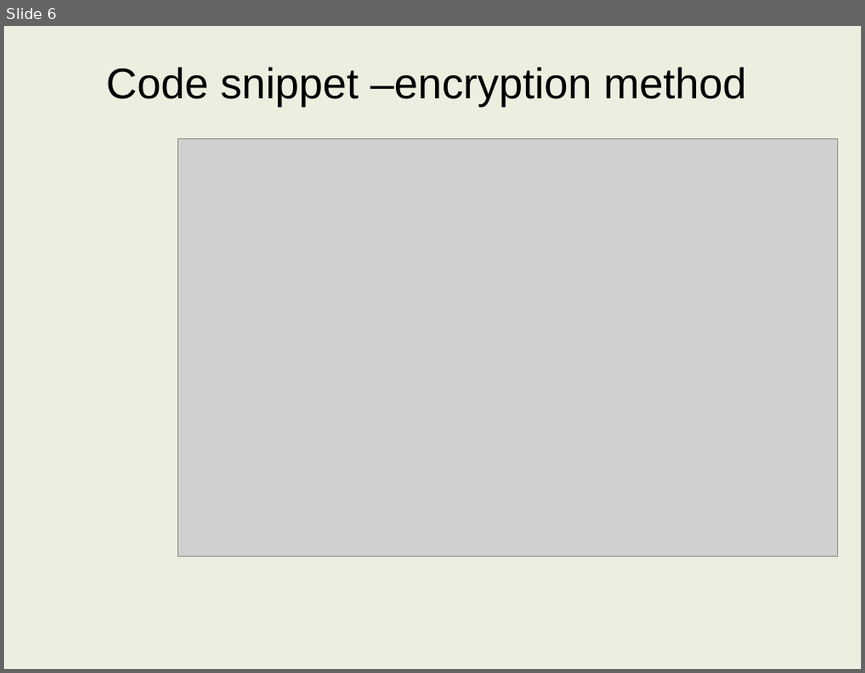
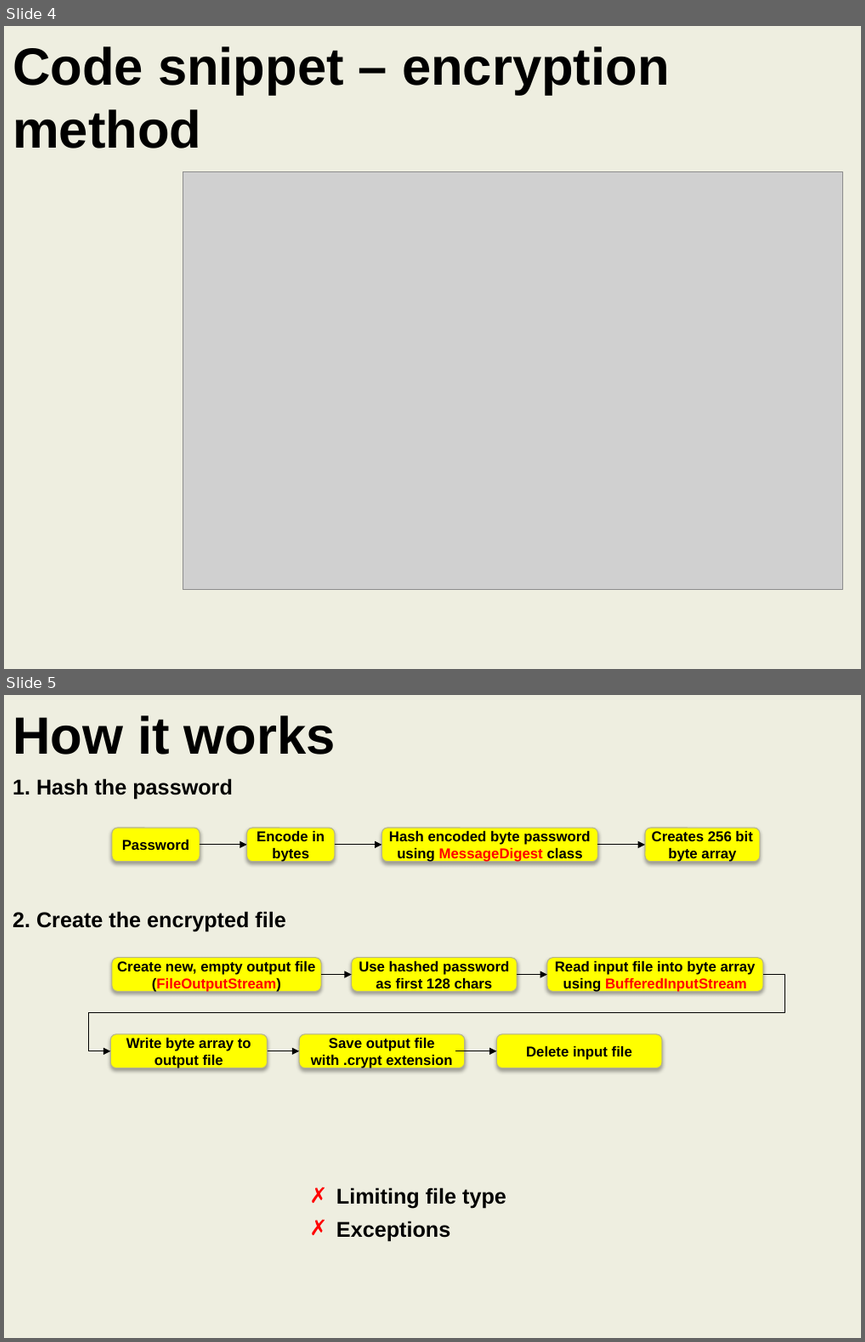
Before and after one commit to harropda/DIVVY-PIC, a slide deck: Documentation/Image Encryption.pptx. Shown one above the other, each under a label of ours: slide 6 before the commit, slides 4 and 5 after it. The pictures are 865x673 and 865x1342 pixels, drawn with LibreOffice and Linux fonts; fonts in the diff are those of the drawing; grey boxes stand for pictures; background and template pictures are left out. Boxes give left, top, right and bottom in pixels: in the first picture for what was removed or moved away, otherwise in the second. Text is boxed around its words. In the diff, an @@ line names an element or a change of style, - is before the commit and + after.

```diff
--- a/Documentation/Image Encryption.pptx
+++ b/Documentation/Image Encryption.pptx
@@ slide 5 added at <box>4,695,861,1338</box>, background picture (left out) @@
@@ text added at <box>12,715,336,755</box>, 44 pt, text #000000, bold @@
+How it works
@@ text added at <box>12,778,233,800</box>, 18 pt, text #000000, bold @@
+1. Hash the password
@@ rounded rectangle added at <box>112,828,200,862</box>, fill #FFFF00, outline #B7B589 0.75 pt, 12 pt, text #000000, bold @@
+Password
@@ arrow added from (200, 845) to (246, 845), #000000 0.75 pt @@
@@ rounded rectangle added at <box>246,828,334,862</box>, fill #FFFF00, outline #B7B589 0.75 pt, 12 pt, text #000000, bold @@
+Encode in bytes
@@ arrow added from (335, 845) to (382, 845), #000000 0.75 pt @@
@@ rounded rectangle added at <box>382,828,598,862</box>, fill #FFFF00, outline #B7B589 0.75 pt, 12 pt, text #000000, bold @@
+Hash encoded byte password using MessageDigest class
@@ arrow added from (598, 845) to (645, 845), #000000 0.75 pt @@
@@ rounded rectangle added at <box>645,828,760,862</box>, fill #FFFF00, outline #B7B589 0.75 pt, 12 pt, text #000000, bold @@
+Creates 256 bit byte array
@@ text added at <box>12,911,285,931</box>, 18 pt, text #000000, bold @@
+2. Create the encrypted file
@@ elbow arrow added from (763, 975) to (110, 1050), #000000 0.75 pt @@
@@ rounded rectangle added at <box>112,957,321,991</box>, fill #FFFF00, outline #B7B589 0.75 pt, 12 pt, text #000000, bold @@
+Create new, empty output file (FileOutputStream)
@@ arrow added from (321, 975) to (352, 975), #000000 0.75 pt @@
@@ rounded rectangle added at <box>352,957,517,991</box>, fill #FFFF00, outline #B7B589 0.75 pt, 12 pt, text #000000, bold @@
+Use hashed password as first 128 chars
@@ arrow added from (517, 975) to (547, 975), #000000 0.75 pt @@
@@ rounded rectangle added at <box>547,957,763,991</box>, fill #FFFF00, outline #B7B589 0.75 pt, 12 pt, text #000000, bold @@
+Read input file into byte array using BufferedInputStream
@@ rounded rectangle added at <box>110,1034,267,1067</box>, fill #FFFF00, outline #B7B589 0.75 pt, 12 pt, text #000000, bold @@
+Write byte array to output file
@@ arrow added from (267, 1050) to (299, 1050), #000000 0.75 pt @@
@@ rounded rectangle added at <box>299,1034,464,1067</box>, fill #FFFF00, outline #B7B589 0.75 pt, 12 pt, text #000000, bold @@
+Save output file with .crypt extension
@@ arrow added from (455, 1050) to (497, 1050), #000000 0.75 pt @@
@@ rounded rectangle added at <box>497,1034,662,1067</box>, fill #FFFF00, outline #B7B589 0.75 pt, 12 pt, text #000000, bold @@
+Delete input file
@@ text added at <box>336,1187,506,1242</box>, 18 pt, text #000000, bold @@
+✗ Limiting file type
+✗ Exceptions
@@ what was slide 6 is now slide 4 @@
@@ slide 4 changed as well @@
@@ text "Code snippet – encryption method" at <box>12,46,670,148</box>: vertical alignment middle to top @@
@@ text at <box>12,46,670,148</box>: text changed; size 36 to 44 pt; bold on @@
-Code snippet –encryption method
+Code snippet – encryption method
@@ picture: place and size @@
-picture at <box>178,138,838,556</box>
+picture at <box>183,171,843,589</box>
```
Also in this commit, not shown: 2 other slides changed, 1 other slide added, 5 slides removed.
